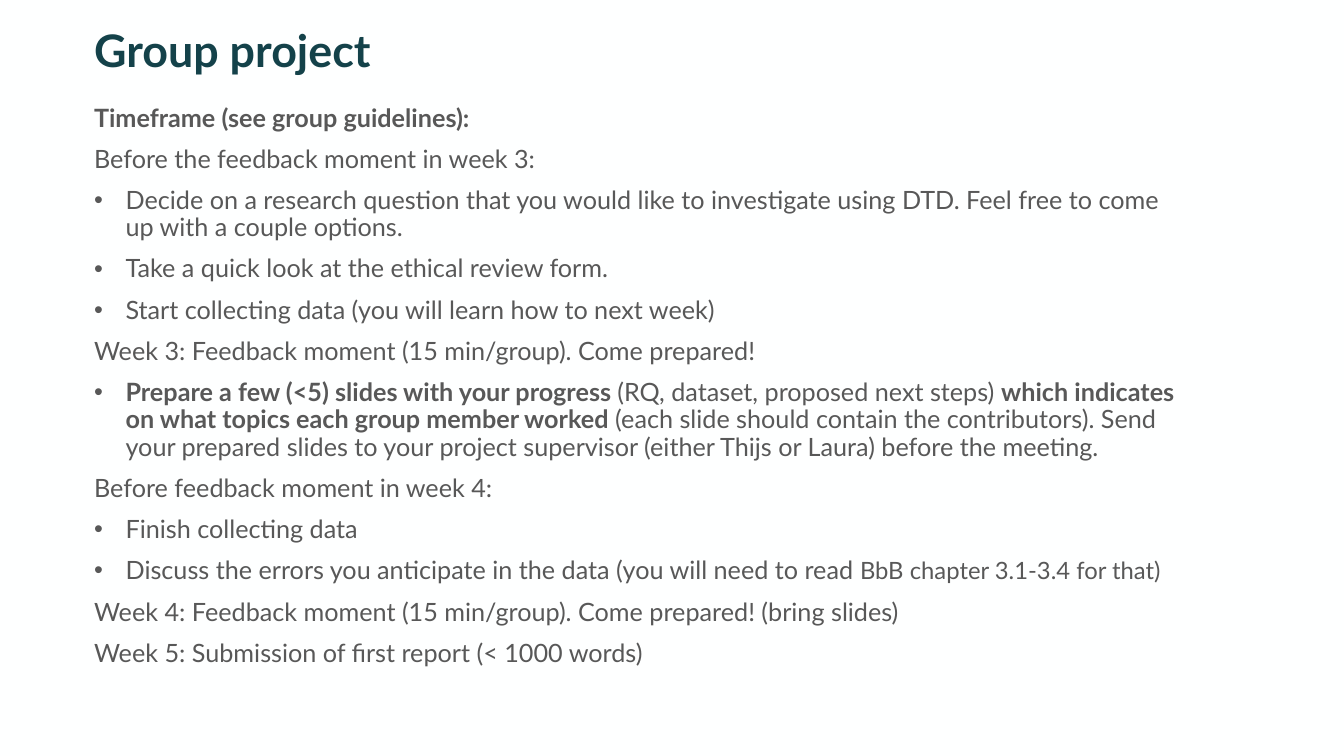
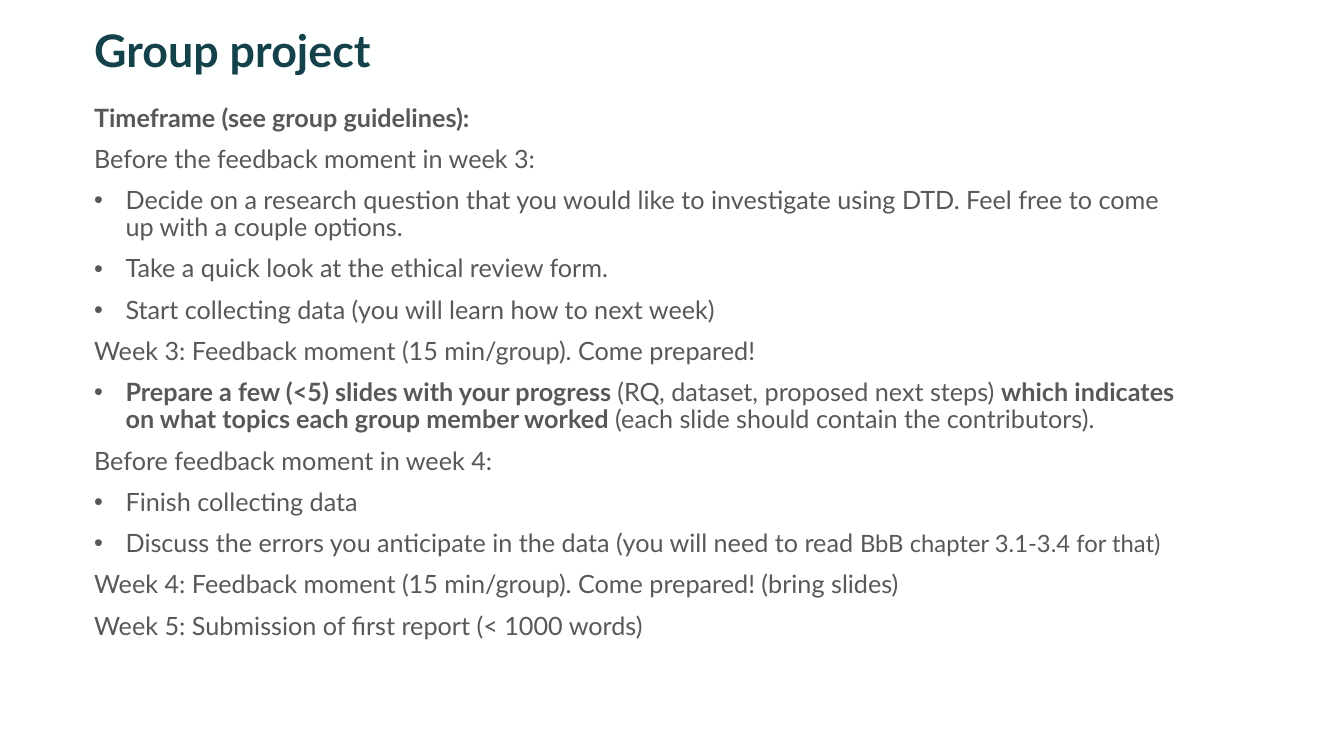
Before and after one commit to digitalTraceData/digitalTraceData.github.io, a slide deck: slide 3 of materials/Lab_Project_info.pptx. Drawn at 1344x756 pixels with LibreOffice and Linux fonts; fonts in the diff are those of the drawing. Boxes give left, top, right and bottom in pixels: in the first picture for what was removed or moved away, otherwise in the second. Text is boxed around its words. In the diff, an @@ line names an element or a change of style, - is before the commit and + after.

Commit message:
lecture 1

```diff
--- a/materials/Lab_Project_info.pptx
+++ b/materials/Lab_Project_info.pptx
@@ text at (126, 381, 1174, 433): text changed; bold on @@
-• Prepare a few (<5) slides with your progress (RQ, dataset, proposed next steps) which indicates on what topics each group member worked (each slide should contain the contributors). Send your prepared slides to your project supervisor (either Thijs or Laura) before the meeting.
+• Prepare a few (<5) slides with your progress (RQ, dataset, proposed next steps) which indicates on what topics each group member worked (each slide should contain the contributors).
```
Also in this commit, not shown: 3 other slides changed, 2 other files.
